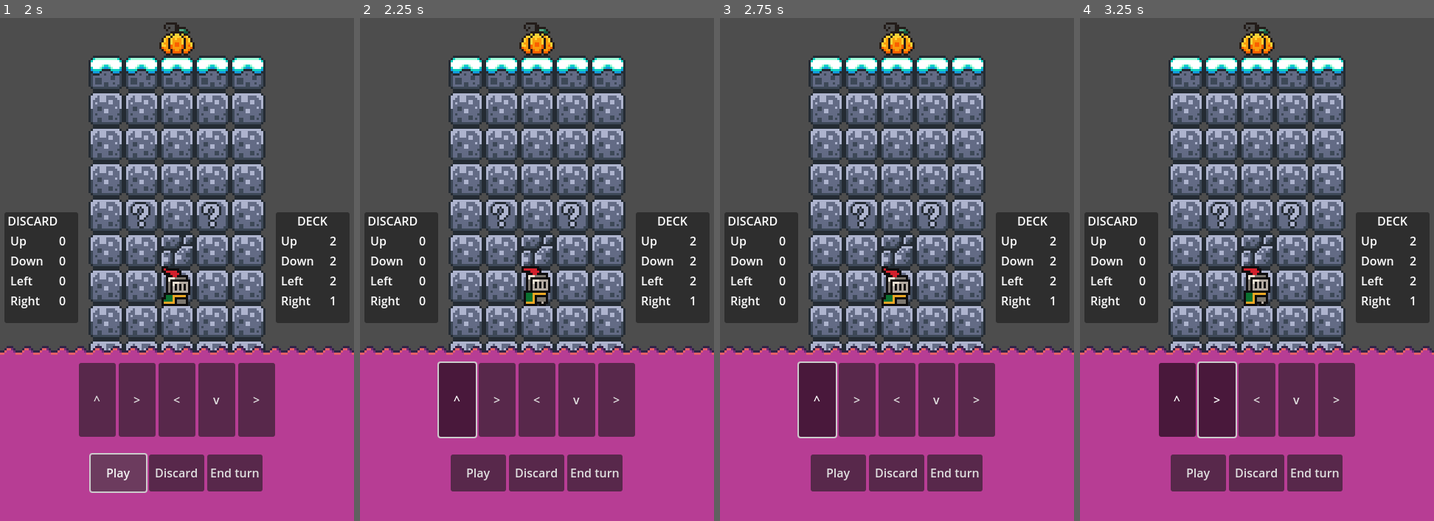
Above: before the commit, frames 1-4 (left to right).
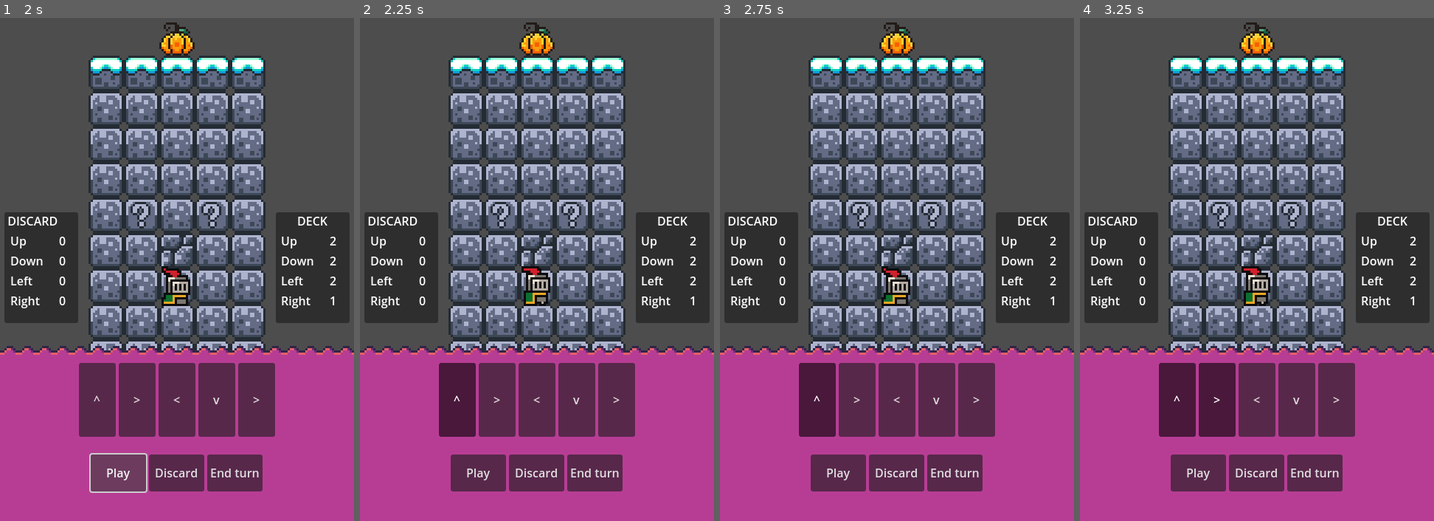
Above: after the commit, the same moments.

Repository: cbouwense/Scale-the-Summit
Game: Godot game, scene res://scenes/game.tscn
Two runs of this game, one before a commit and one after it. Both use one fixed random seed, a clock stepped at 60 frames per second and the inputs below.
Inputs:
- Up to frame 1 (2 s): click "Play" at 0.5 s; click "Play" at 1.25 s
- Up to frame 2 (2.25 s): click "^" at 2 s
- Up to frame 3 (2.75 s): no input
- Up to frame 4 (3.25 s): click ">" at 2.75 s

Frame 1 is identical in both runs. In frame 2, 0.2% of the frame differs, in the area x 21-34%, y 68-84%; in frame 3, 0.2%; in frame 4, 0.2%.

Commit message:
no more focus on cards

Diff:
--- a/scenes/card.tscn
+++ b/scenes/card.tscn
@@ -1,9 +1,12 @@
-[gd_scene load_steps=2 format=3 uid="uid://d0jswppaqqusl"]
+[gd_scene load_steps=3 format=3 uid="uid://d0jswppaqqusl"]
 
 [ext_resource type="Script" path="res://scripts/card.gd" id="1_73i1e"]
 
+[sub_resource type="StyleBoxEmpty" id="StyleBoxEmpty_2fi84"]
+
 [node name="CardUp" type="Button"]
 custom_minimum_size = Vector2(50, 100)
+theme_override_styles/focus = SubResource("StyleBoxEmpty_2fi84")
 toggle_mode = true
 text = "^"
 script = ExtResource("1_73i1e")
